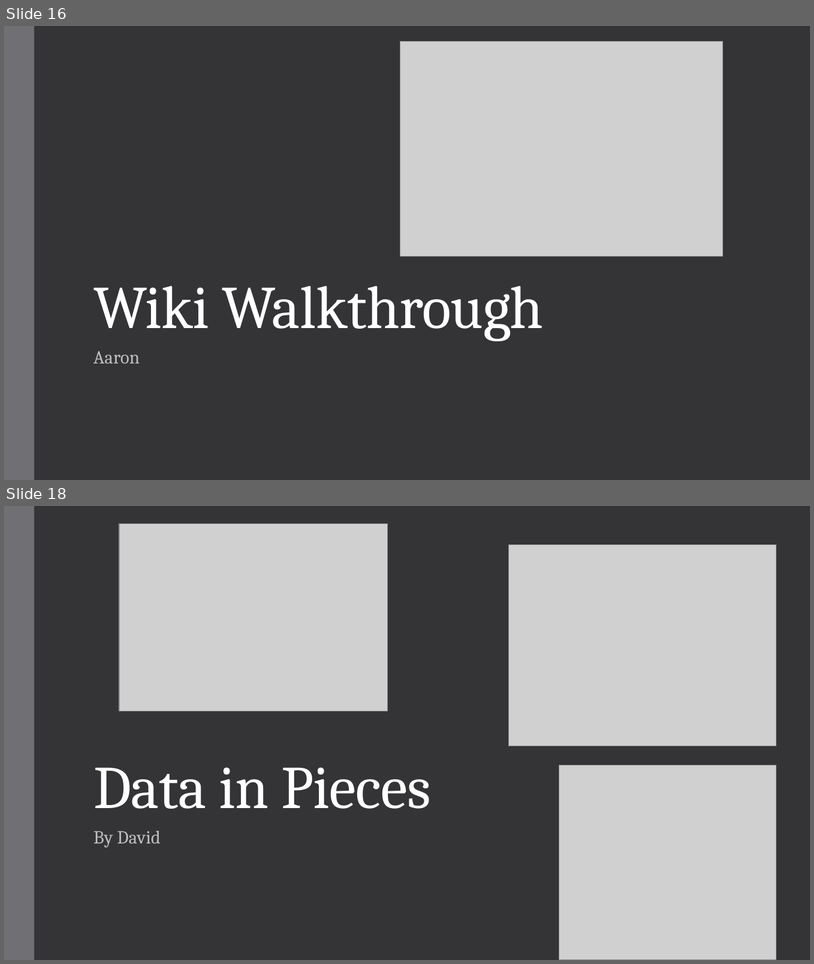
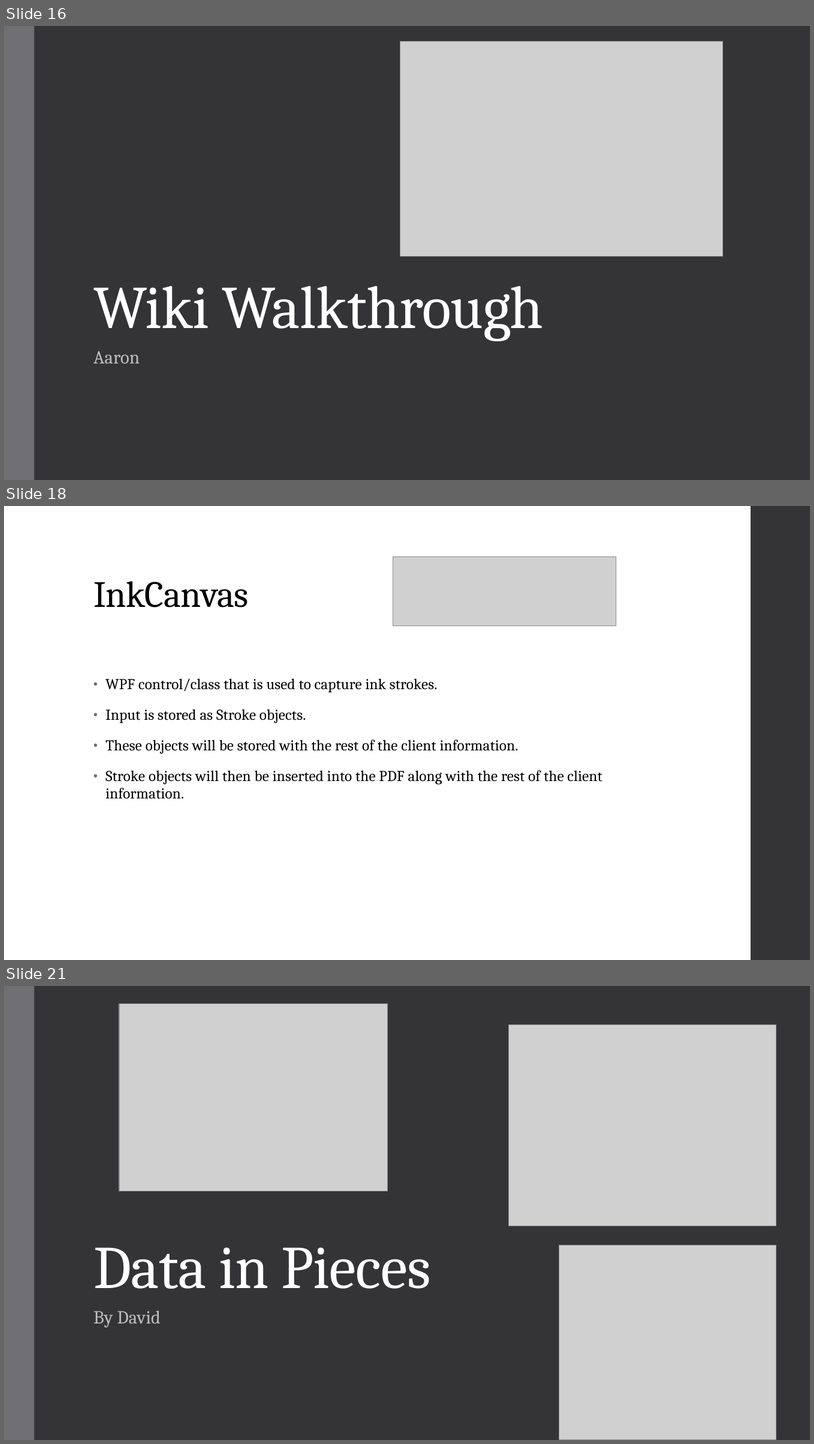
Before and after one commit to RadioSystemsPSCC/Practice, a slide deck: Admin and Documentation/Radio Systems.pptx. Shown one above the other, each under a label of ours: slides 16 and 18 before the commit, slides 16, 18 and 21 after it; the slides between them are not shown. The pictures are 814x964 and 814x1444 pixels, drawn with LibreOffice and Linux fonts; fonts in the diff are those of the drawing; grey boxes stand for pictures. Boxes give left, top, right and bottom in pixels: in the first picture for what was removed or moved away, otherwise in the second. Text is boxed around its words. In the diff, an @@ line names an element or a change of style, - is before the commit and + after.

Commit message:
Signature Slides
Inserted slides about PDFsharp, InkCanvas, and SendGrid.

```diff
--- a/Admin and Documentation/Radio Systems.pptx
+++ b/Admin and Documentation/Radio Systems.pptx
@@ slide 18 added at (4, 506, 810, 960), background #FFFFFF @@
@@ rectangle added at (751, 506, 810, 960), fill #353537 @@
@@ picture added at (393, 557, 616, 626) @@
@@ title added at (93, 581, 248, 607), 44 pt, text #000000 @@
+InkCanvas
@@ text added at (105, 678, 602, 799), 18 pt, text #000000 @@
+• WPF control/class that is used to capture ink strokes.
+• Input is stored as Stroke objects.
+• These objects will be stored with the rest of the client information.
+• Stroke objects will then be inserted into the PDF along with the rest of the client information.
@@ what was slide 18 is now slide 21 @@
```
Also in this commit, not shown: 1 slide changed, 2 other slides added.
